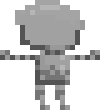
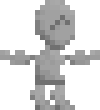
Layer changes from the first (100, 110) image to the second:
painted on "arm copy" over <box>0,50,35,65</box>
painted on "head" over <box>15,0,85,55</box>
painted on "body" over <box>35,45,70,85</box>
painted on "leg" over <box>30,85,55,110</box>
painted on "leg copy" over <box>50,85,75,110</box>
painted on "arm" over <box>65,50,100,65</box>
